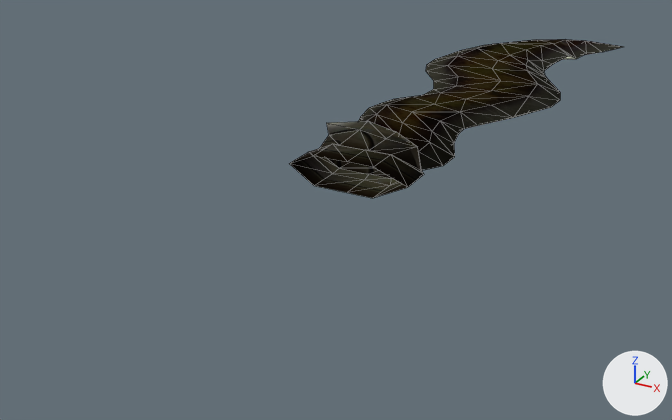
One commit to the glTF model models/sword_tokage_tokage.glb: the scene before it, then after it.
Both versions are drawn from a camera (50 mm lens) standing at (0.323, -0.457, 0.271) and looking at (-0.04, 0.203, -0.059). The axes (+X, +Y, +Z) are drawn at lower right. The lights are the same throughout. The older version comes first. Mesh edges are drawn as thin lines. Vertices at exactly the same position are counted once.

Script lines for the objects in view, before the commit:
```python
me_mesh_0 = bpy.data.meshes.new('Mesh_0')
me_mesh_0.from_pydata(...)  # 151 vertices, 292 faces; spans x -0.083..0.097, y 0.148..0.676, z -0.014..0.012
me_mesh_0.materials.append(mat_material_0)  # picture img_image_0
ob_mesh_0 = bpy.data.objects.new('Mesh_0', me_mesh_0)
ob_mesh_0.location = (0.0, 0.0, 0.0)
```
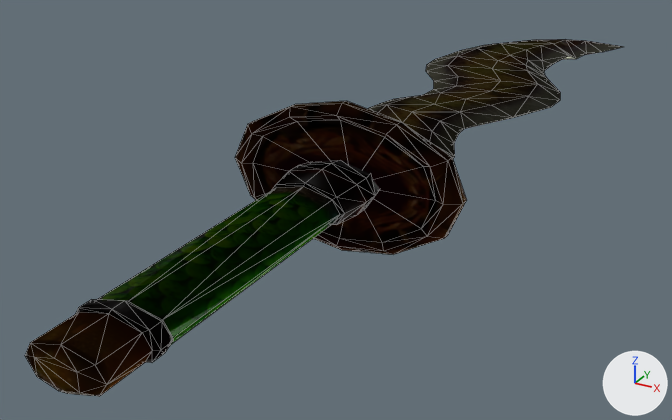
Location of each change, [x1, y1, x2, y2] in pixels of the pictures (672 x 420 px):
'Mesh_0', reshaped (79% wider, 124% taller): before [289, 39, 623, 198]; after [25, 39, 623, 396]
part 1 of me_mesh_0, added: after [25, 160, 380, 396]
part 2 of me_mesh_0, added: after [235, 101, 466, 255]

The change in detail:
Material 'tokage.001' (mat_tokage_001) is new.
Its texture is img_image_0.
Its metallic is 0.1.
Its roughness is 0.6.
me_mesh_0 is used by ob_mesh_0; location (0.0, 0.0, 0.0).
me_mesh_0 had 151 vertices, 292 faces and spanned x -0.083..0.097, y 0.148..0.676, z -0.014..0.012.
me_mesh_0 now has 311 vertices, 604 faces and spans x -0.101..0.101, y -0.169..0.676, z -0.062..0.062.
me_mesh_0 part 1: a new loose piece of 86 vertices spanning x -0.038..0.037, y -0.169..0.138, z -0.02..0.019, in mat_tokage_001 (picture img_image_0).
me_mesh_0 part 2: a new loose piece of 74 vertices spanning x -0.101..0.101, y 0.132..0.158, z -0.062..0.062, in mat_tokage_001 (picture img_image_0).
me_mesh_0 gains material mat_tokage_001 (picture img_image_0).
